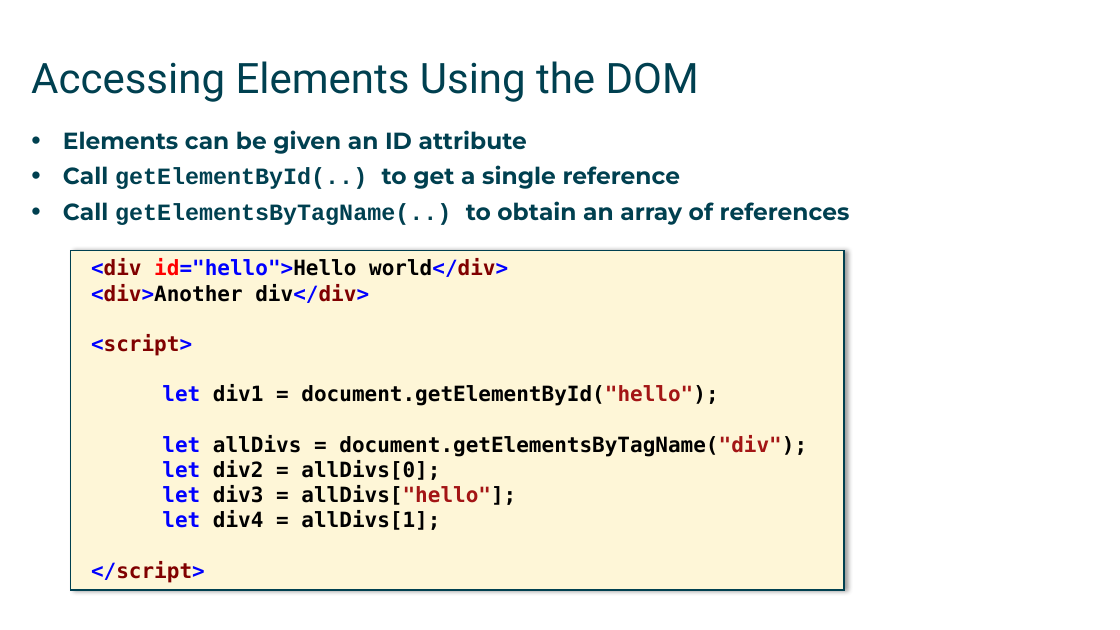
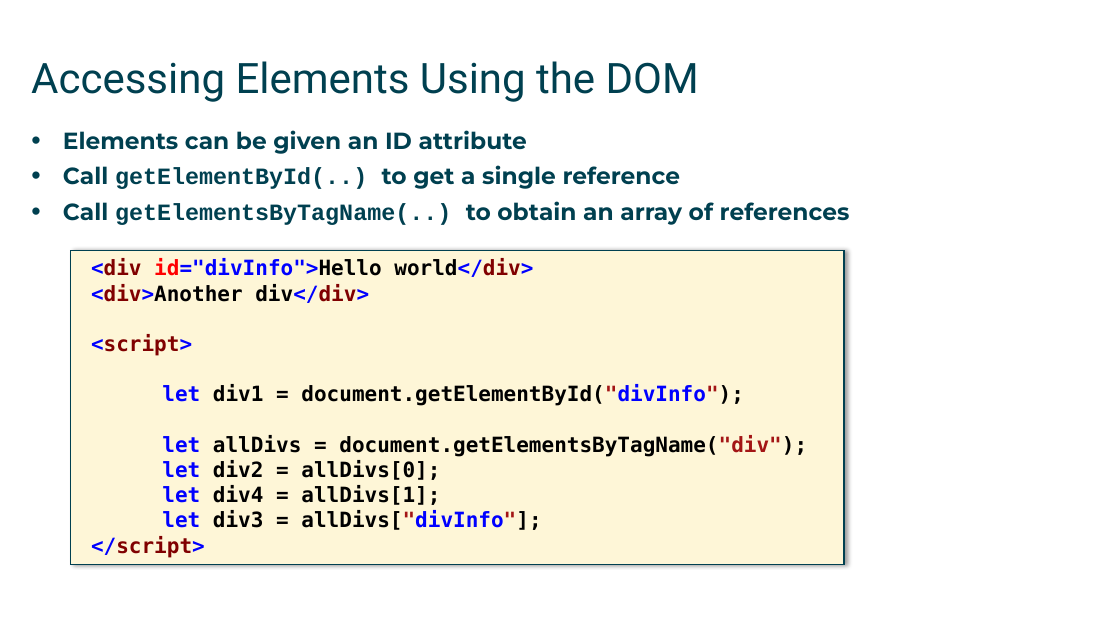
Before and after one commit to mikebaradaran/web_fundamentals, a slide deck: slide 6 of Slides/JavaScript/09 - Accessing DOM elements.pptx. Drawn at 1120x630 pixels with LibreOffice and Linux fonts; fonts in the diff are those of the drawing. Boxes give left, top, right and bottom in pixels: in the first picture for what was removed or moved away, otherwise in the second. Text is boxed around its words. In the diff, an @@ line names an element or a change of style, - is before the commit and + after.

```diff
--- a/Slides/JavaScript/09 - Accessing DOM elements.pptx
+++ b/Slides/JavaScript/09 - Accessing DOM elements.pptx
@@ rectangle "<div id="divInfo">Hello world</div>": place and size @@
-rectangle "<div id="divInfo">Hello world</div>" at bbox=[70, 250, 844, 590]
+rectangle "<div id="divInfo">Hello world</div>" at bbox=[70, 250, 844, 565]
@@ text in rectangle at bbox=[91, 258, 533, 277]: text changed @@
-<div id="hello">Hello world</div>
+<div id="divInfo">Hello world</div>
@@ text in rectangle at bbox=[162, 384, 743, 406]: text changed @@
-let div1 = document.getElementById("hello");
+let div1 = document.getElementById("divInfo");
@@ text in rectangle at bbox=[162, 485, 516, 505]: paragraph removed @@
-let div3 = allDivs["hello"];
@@ text in rectangle at bbox=[162, 510, 541, 530]: paragraph added @@
+let div3 = allDivs["divInfo"];
```
Also in this commit, not shown: 7 other slides changed, 7 other files.
